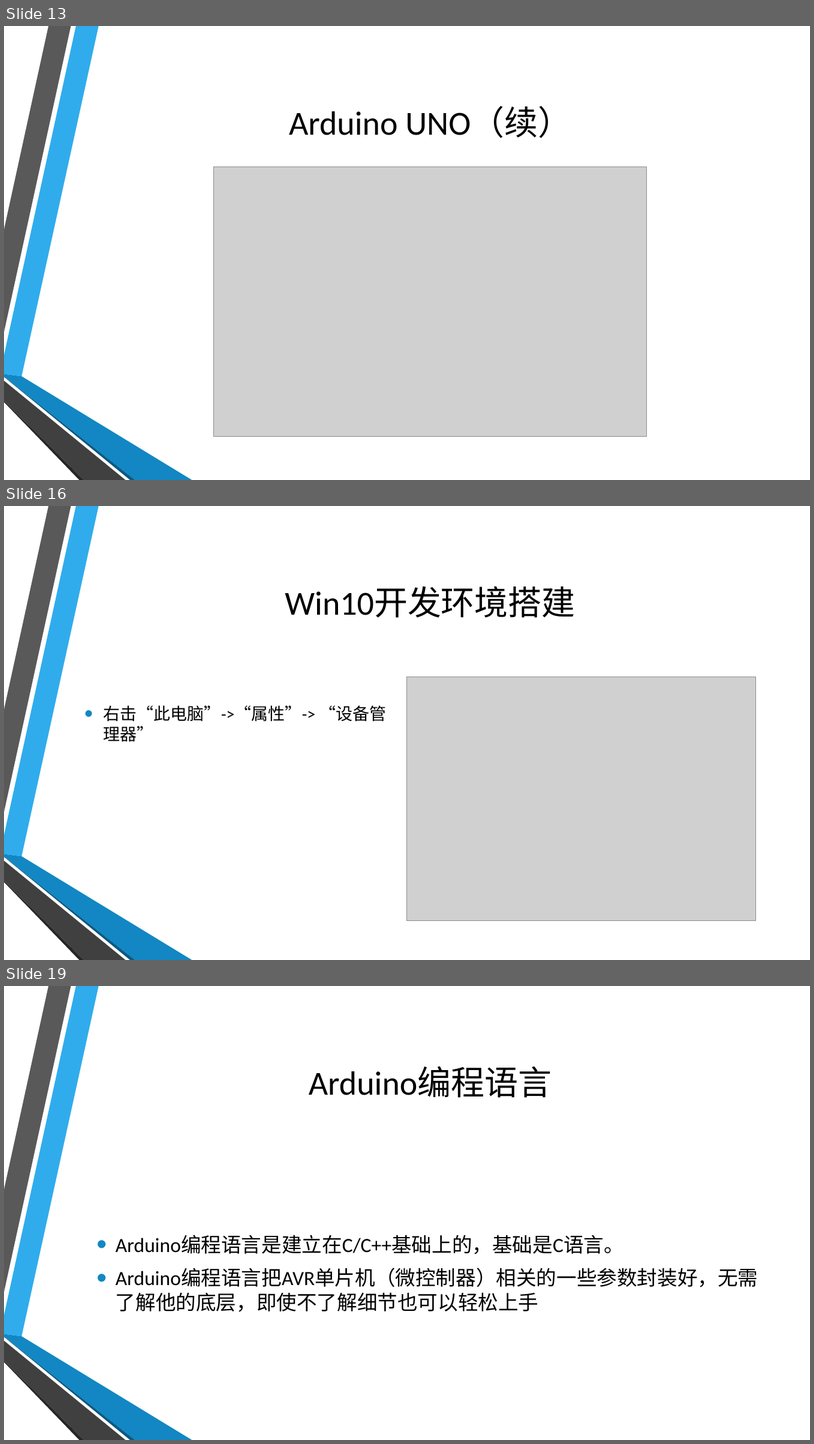
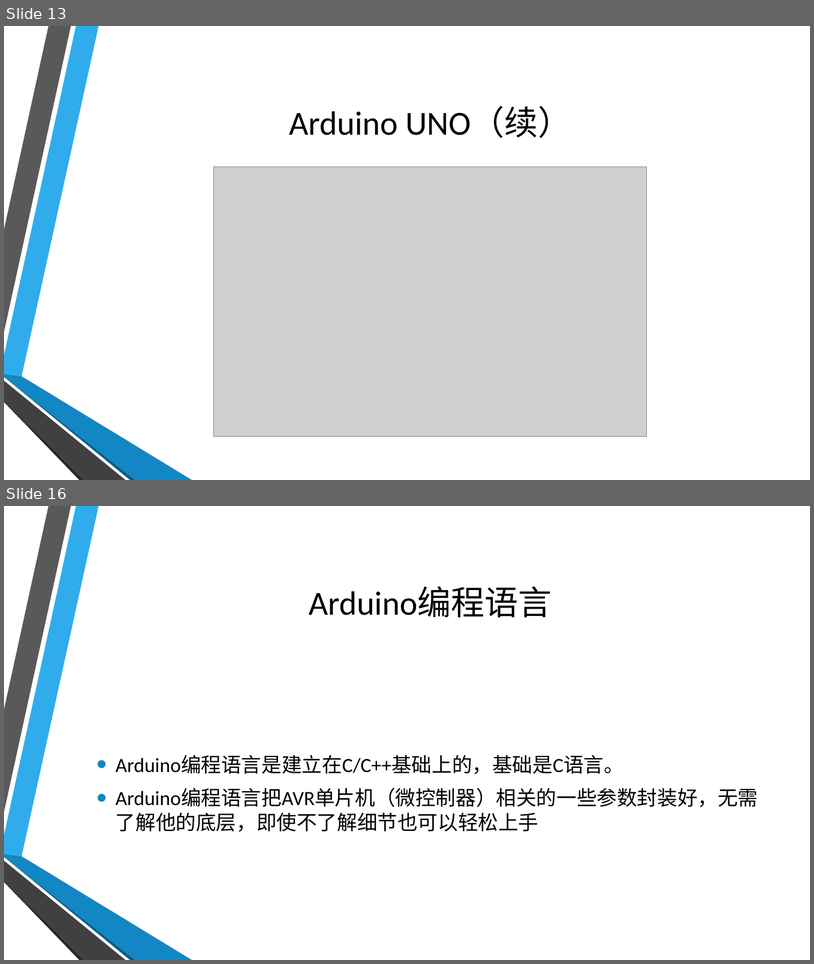
Before and after one commit to coco-hkk/arduino-courses, a slide deck: 1/1.pptx. Shown one above the other, each under a label of ours: slides 13, 16 and 19 before the commit, slides 13 and 16 after it; the slides between them are not shown. The pictures are 814x1444 and 814x964 pixels, drawn with LibreOffice and Linux fonts; fonts in the diff are those of the drawing; grey boxes stand for pictures; background and template pictures are left out. Boxes give left, top, right and bottom in pixels: in the first picture for what was removed or moved away, otherwise in the second. Text is boxed around its words. In the diff, an @@ line names an element or a change of style, - is before the commit and + after.

```diff
--- a/1/1.pptx
+++ b/1/1.pptx
@@ slide 16 removed at [4, 506, 810, 960], background picture (left out); not listed: 6 template elements that a slide beside it also shows @@
@@ title removed at [285, 587, 575, 618] @@
-Win10开发环境搭建
@@ picture removed at [408, 676, 756, 921] @@
@@ text removed at [104, 705, 387, 742] @@
-  • 右击“此电脑”->“属性”-> “设备管理器”
@@ what was slide 19 is now slide 16 @@
```
Also in this commit, not shown: 1 slide changed, 1 slide added, 3 other slides removed, 5 other files.
